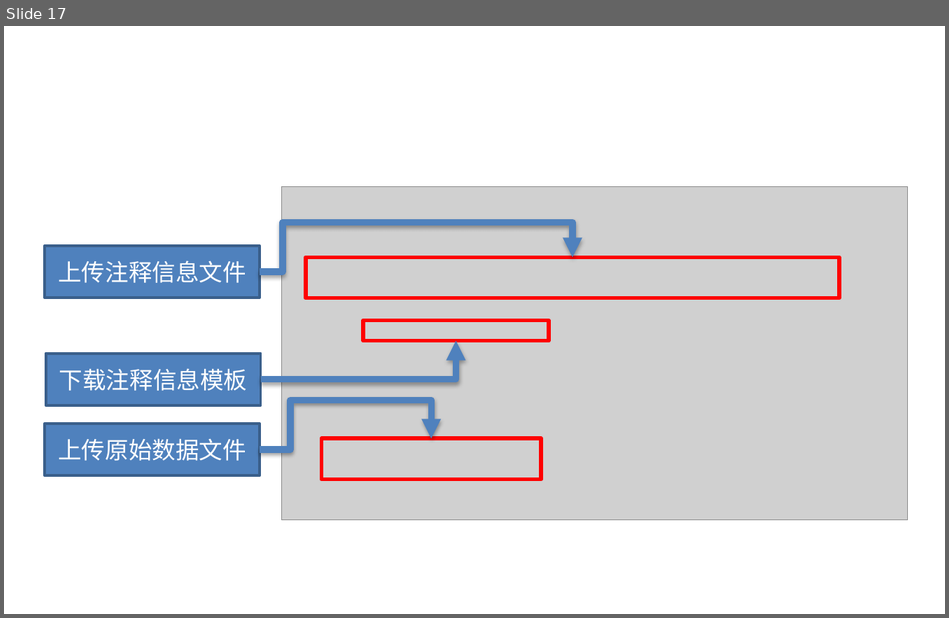
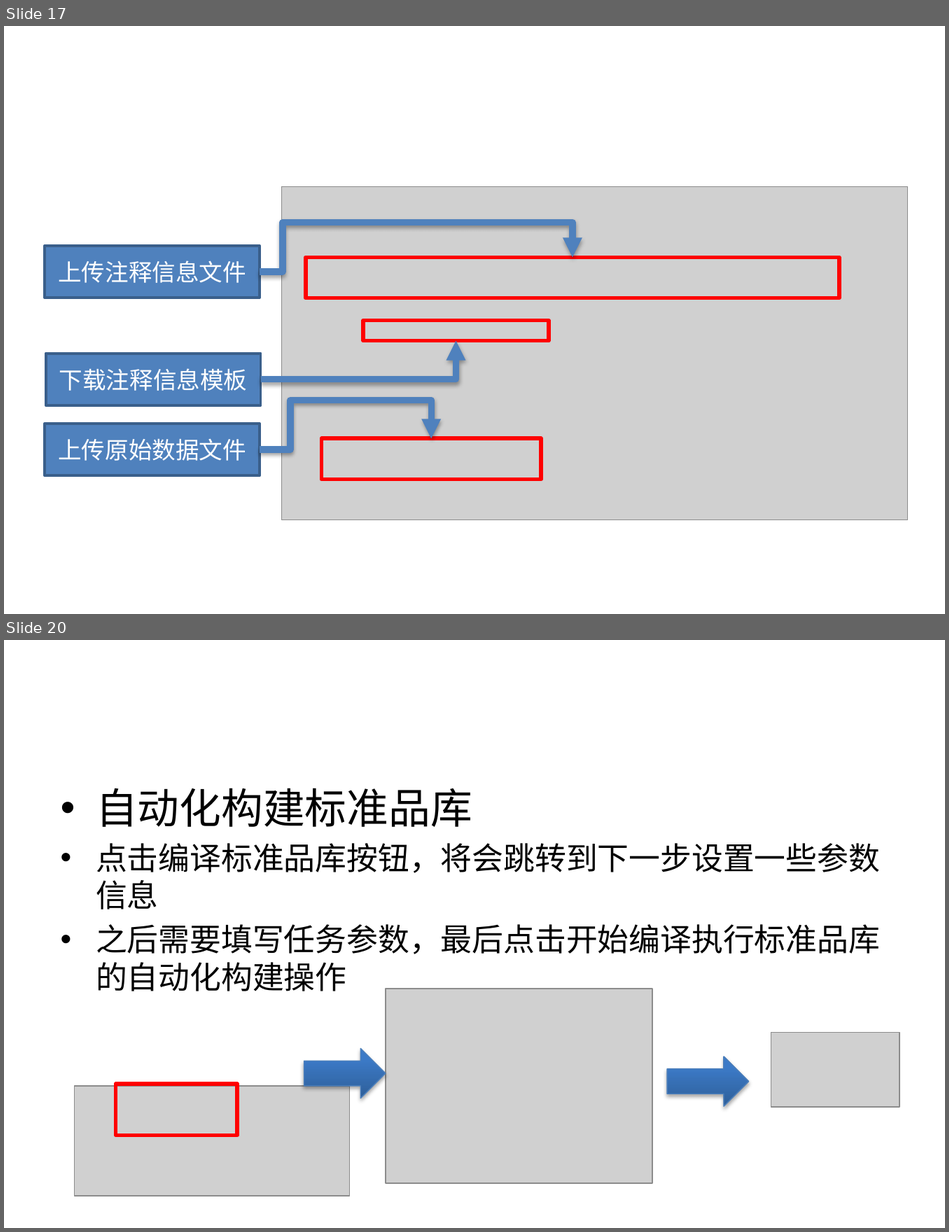
Before and after one commit to BioDeep/docs, a slide deck: Tutorials.pptx. Shown one above the other, each under a label of ours: slide 17 before the commit, slides 17 and 20 after it; the slides between them are not shown. The pictures are 949x618 and 949x1232 pixels, drawn with LibreOffice and Linux fonts; fonts in the diff are those of the drawing; grey boxes stand for pictures. Boxes give left, top, right and bottom in pixels: in the first picture for what was removed or moved away, otherwise in the second. Text is boxed around its words. In the diff, an @@ line names an element or a change of style, - is before the commit and + after.

```diff
--- a/Tutorials.pptx
+++ b/Tutorials.pptx
@@ slide 20 added at (4,640,945,1228), background #FFFFFF @@
@@ text added at (96,788,880,991), 24 pt, text #000000 @@
+• 自动化构建标准品库
+• 点击编译标准品库按钮，将会跳转到下一步设置一些参数信息
+• 之后需要填写任务参数，最后点击开始编译执行标准品库的自动化构建操作
@@ picture added at (386,989,652,1184) @@
@@ picture added at (770,1032,899,1107) @@
@@ right arrow added at (304,1048,386,1098), fill gradient #2F5F99 to #3D7CC7 to #3A7CCB, outline #4B7EBC 0.75 pt @@
@@ right arrow added at (668,1056,749,1107), fill gradient #2F5F99 to #3D7CC7 to #3A7CCB, outline #4B7EBC 0.75 pt @@
@@ picture added at (75,1086,350,1196) @@
@@ rectangle added at (116,1084,237,1136), outline #FF0000 3 pt @@
```
Also in this commit, not shown: 3 other slides added.
